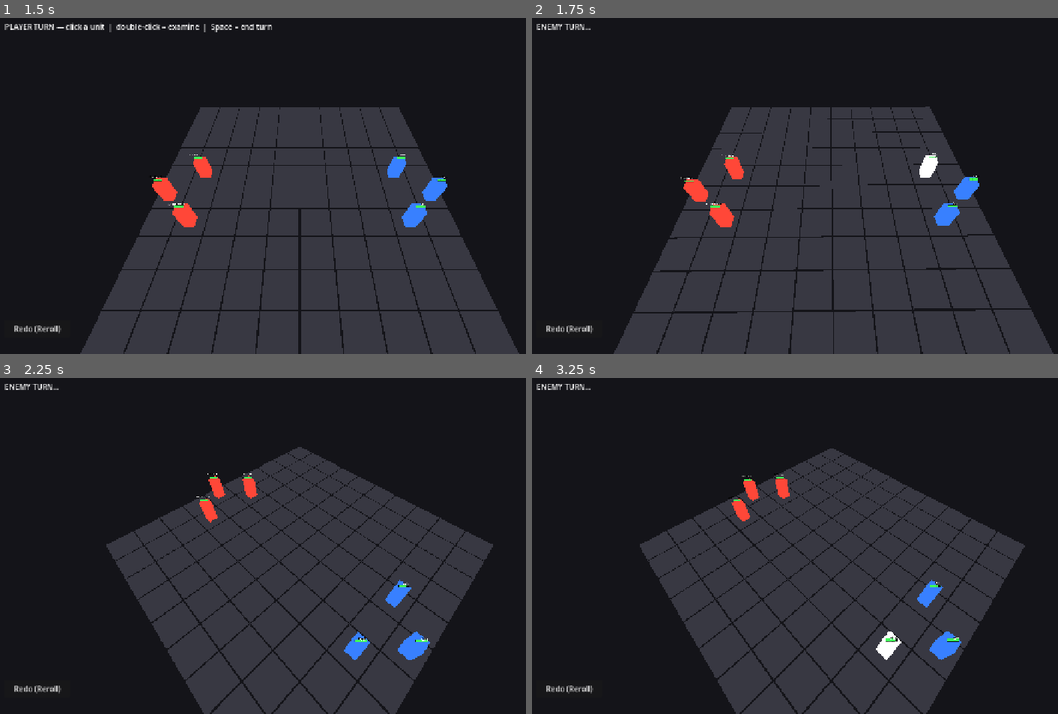
Above: before the commit, frames 1-4 (two rows, left to right).
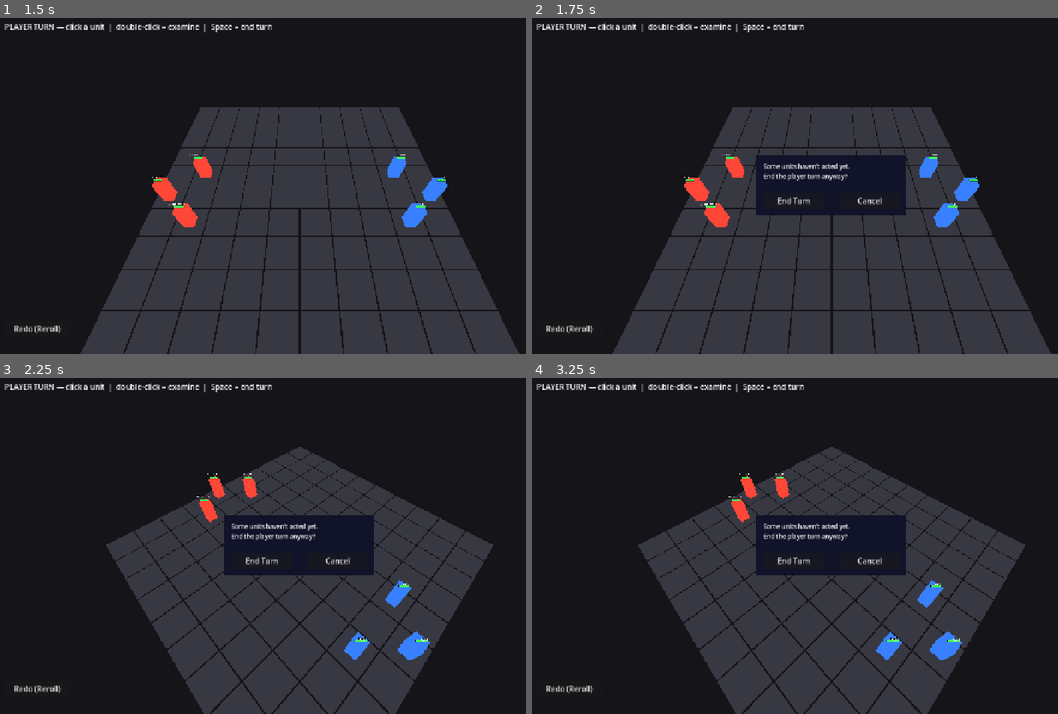
Above: after the commit, the same moments.

Repository: caleb-the-dev/RogueFinder
Game: Godot game, scene res://main.tscn
Same seed, same stepped clock (60 frames per second), same inputs: the game is played once before the commit and once after it. The engine's default icon, where the game draws it, is replaced by a stand-in: a white triangle on a blue panel in a dark square.
Inputs (mouse positions are in pixels of both pictures, inside the frame that each line leads up to):
- Up to frame 1 (1.5 s): click "Redo (Reroll)" at 0.5 s; tap A at 1.25 s; move the mouse to (431, 169) at 1.27 s; tap Q at 1.35 s; click (431, 169) at 1.42 s
- Up to frame 2 (1.75 s): tap Space at 1.52 s
- Up to frame 3 (2.25 s): tap A at 2 s; move the mouse to (178, 562) at 2.02 s; hold A from 2.03 s (still down); tap E at 2.1 s
- Up to frame 4 (3.25 s): tap Space at 2.27 s; move the mouse to (889, 472) at 2.77 s; release A at 2.78 s; tap M at 2.85 s

Frame 1 is identical in both runs. In frame 2, 9.1% of the frame differs, in the area x 1-100%, y 1-100%; in frame 3, 5.1%; in frame 4, 7.4%.
Error before the commit: Invalid assignment of property or key 'tags' with value of type 'Array' on a base object of type 'Resource (AbilityData)'. (res://scripts/globals/AbilityLibrar…

Commit message:
fix: resolve Godot runtime errors and warnings
- tags: use .assign() to convert untyped Array to Array[String]
- range → tile_range to avoid shadowing built-in range() function
- offset → btn_offset to avoid shadowing CanvasLayer.offset property

Co-Authored-By: Claude Sonnet 4.6 <noreply@anthropic.com>

Diff:
--- a/rogue-finder/resources/AbilityData.gd
+++ b/rogue-finder/resources/AbilityData.gd
@@ -24,7 +24,7 @@
 @export var ability_name: String   = ""
 @export var tags:         Array[String] = []
 @export var energy_cost:  int      = 0
-@export var range:        int      = 1
+@export var tile_range:   int      = 1
 @export var target_type:  TargetType = TargetType.SINGLE_ENEMY
 @export var description:  String   = ""
 ## Placeholder icon — defaults to the Godot icon at runtime in AbilityLibrary.
--- a/rogue-finder/scripts/combat/CombatManager3D.gd
+++ b/rogue-finder/scripts/combat/CombatManager3D.gd
@@ -343,7 +343,7 @@
 		var dx: int = abs(target.grid_pos.x - _selected_unit.grid_pos.x)
 		var dy: int = abs(target.grid_pos.y - _selected_unit.grid_pos.y)
 		var dist: int = dx + dy  # Manhattan distance — consistent with Grid3D move range
-		if dist <= _pending_ability.range:
+		if dist <= _pending_ability.tile_range:
 			_grid.set_highlight(target.grid_pos, "ability_target")
 	_update_status()
 
--- a/rogue-finder/scripts/globals/AbilityLibrary.gd
+++ b/rogue-finder/scripts/globals/AbilityLibrary.gd
@@ -139,9 +139,9 @@
 	var a := AbilityData.new()
 	a.ability_id   = ability_id
 	a.ability_name = def["name"]
-	a.tags         = def["tags"].duplicate()
+	a.tags.assign(def["tags"])  # .assign() converts untyped Array → Array[String]
 	a.energy_cost  = def["cost"]
-	a.range        = def["range"]
+	a.tile_range   = def["range"]
 	a.target_type  = def["target"]
 	a.ability_icon = godot_icon
 	a.description  = def["description"]
--- a/rogue-finder/scripts/ui/ActionMenu.gd
+++ b/rogue-finder/scripts/ui/ActionMenu.gd
@@ -106,8 +106,8 @@
 	# Position ability buttons
 	for i in range(4):
 		var btn: Button      = _ability_buttons[i]
-		var offset: Vector2  = _OFFSETS[i]
-		var btn_center: Vector2 = center + offset
+		var btn_offset: Vector2 = _OFFSETS[i]
+		var btn_center: Vector2 = center + btn_offset
 		btn.position = btn_center - Vector2(BTN_SIZE * 0.5, BTN_SIZE * 0.5)
 		_refresh_ability_button(btn, i, unit)
 
--- a/rogue-finder/tests/test_ability_library.gd
+++ b/rogue-finder/tests/test_ability_library.gd
@@ -13,7 +13,7 @@
 	var ability := AbilityData.new()
 	assert(ability.ability_id == "", "default ability_id should be empty")
 	assert(ability.energy_cost == 0, "default energy_cost should be 0")
-	assert(ability.range == 1, "default range should be 1")
+	assert(ability.tile_range == 1, "default range should be 1")
 	assert(ability.target_type == AbilityData.TargetType.SINGLE_ENEMY,
 		"default target_type should be SINGLE_ENEMY")
 
@@ -23,13 +23,13 @@
 	assert(a.ability_id == "strike", "ID mismatch: " + a.ability_id)
 	assert(a.ability_name == "Strike", "name mismatch: " + a.ability_name)
 	assert(a.energy_cost == 2, "strike energy_cost should be 2, got " + str(a.energy_cost))
-	assert(a.range == 1, "strike range should be 1")
+	assert(a.tile_range == 1, "strike range should be 1")
 	assert(a.target_type == AbilityData.TargetType.SINGLE_ENEMY, "strike should target SINGLE_ENEMY")
 	assert(a.description != "", "description should not be empty")
 
 	var b: AbilityData = AbilityLibrary.get_ability("taunt")
 	assert(b.energy_cost == 1, "taunt energy_cost should be 1")
-	assert(b.range == 3, "taunt range should be 3")
+	assert(b.tile_range == 3, "taunt range should be 3")
 
 	var c: AbilityData = AbilityLibrary.get_ability("healing_draught")
 	assert(c.target_type == AbilityData.TargetType.SELF, "healing_draught should target SELF")
